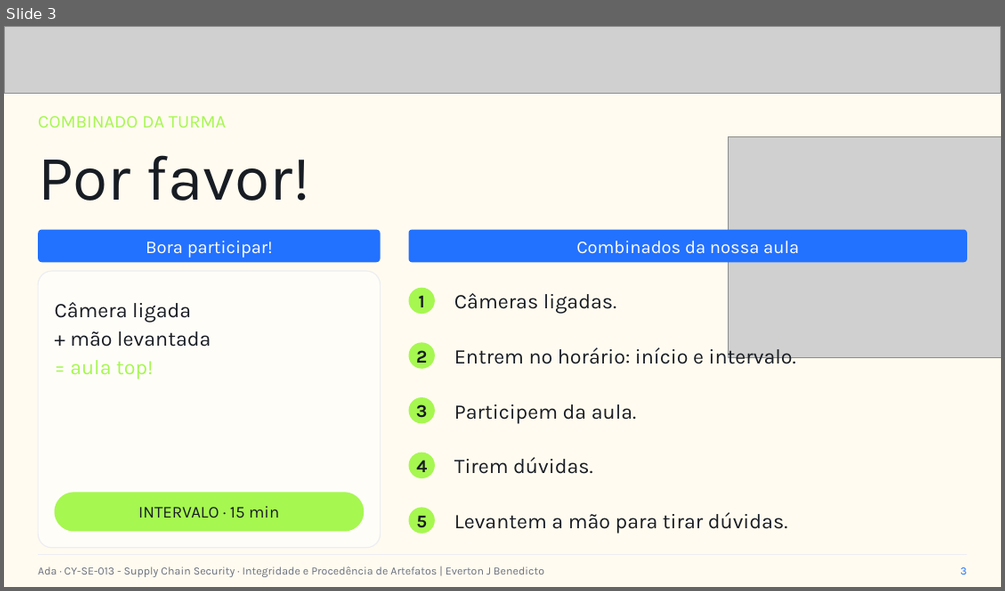
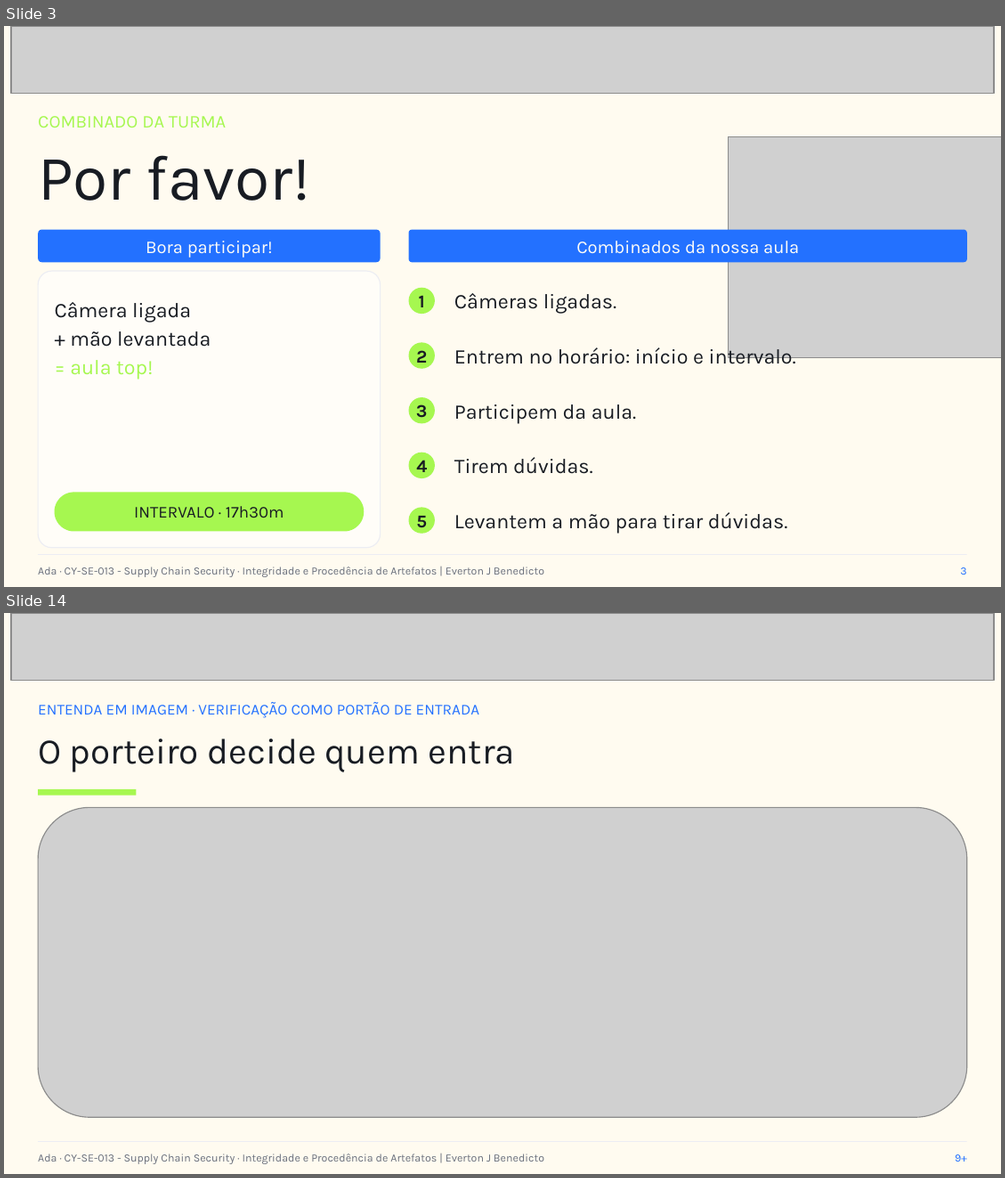
Before and after one commit to everton-dev/AdaTech.Aulas, a slide deck: CY-SE-013 - Supply Chain Security/slides/Aula_07_Integridade_e_Procedencia_de_Artefatos.pptx. Shown one above the other, each under a label of ours: slide 3 before the commit, slides 3 and 14 after it; the slides between them are not shown. The pictures are 1005x591 and 1005x1178 pixels, drawn with LibreOffice and Linux fonts; fonts in the diff are those of the drawing; grey boxes stand for pictures. Boxes give left, top, right and bottom in pixels: in the first picture for what was removed or moved away, otherwise in the second. Text is boxed around its words. In the diff, an @@ line names an element or a change of style, - is before the commit and + after.

```diff
--- a/CY-SE-013 - Supply Chain Security/slides/Aula_07_Integridade_e_Procedencia_de_Artefatos.pptx
+++ b/CY-SE-013 - Supply Chain Security/slides/Aula_07_Integridade_e_Procedencia_de_Artefatos.pptx
@@ slide 14 added at (4, 613, 1001, 1174), background #FFFBF0 @@
@@ picture added at (11, 613, 994, 680) @@
@@ text added at (38, 702, 479, 718), 11 pt, text #2371FF @@
+ENTENDA EM IMAGEM · VERIFICAÇÃO COMO PORTÃO DE ENTRADA
@@ text added at (38, 738, 515, 772), 26 pt, text #181C23 @@
+O porteiro decide quem entra
@@ rectangle added at (38, 789, 136, 795), fill #A6F750 @@
@@ picture added at (38, 807, 967, 1118) @@
@@ rectangle added at (38, 1142, 967, 1143), fill #ECEDF3 @@
@@ text added at (38, 1153, 544, 1164), 8 pt, text #6A707D @@
+Ada · CY-SE-013 - Supply Chain Security · Integridade e Procedência de Artefatos | Everton J Benedicto
@@ text added at (955, 1154, 967, 1161), 8 pt, text #2371FF @@
+9+
@@ slide 3 changed as well @@
@@ picture: place and size @@
-picture at (4, 26, 1001, 93)
+picture at (11, 26, 994, 93)
@@ text at (134, 506, 284, 518): text changed @@
-INTERVALO · 15 min
+INTERVALO · 17h30m
```
Also in this commit, not shown: 12 other slides changed, 5 other slides added, 9 other files.
